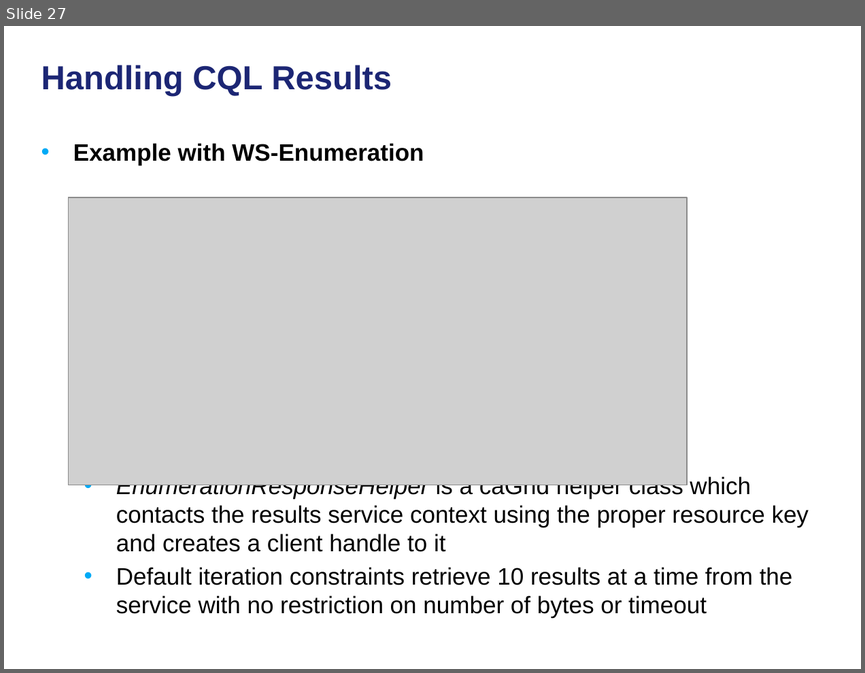
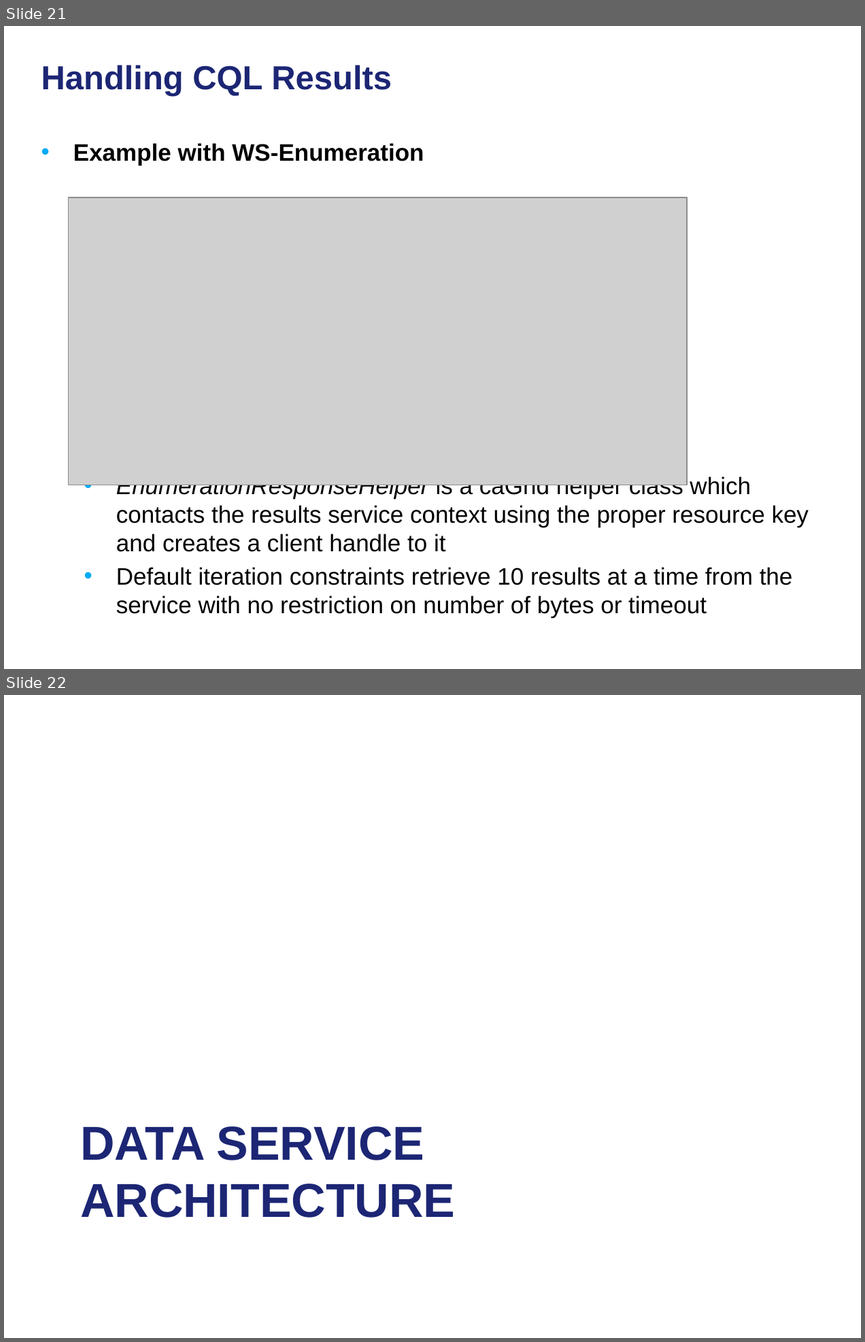
Before and after one commit to NCIP/cagrid-docs, a slide deck: presentations/200906_Novartis/caGrid Data Services.pptx. Shown one above the other, each under a label of ours: slide 27 before the commit, slides 21 and 22 after it. The pictures are 865x673 and 865x1342 pixels, drawn with LibreOffice and Linux fonts; fonts in the diff are those of the drawing; grey boxes stand for pictures; background and template pictures are left out. Boxes give left, top, right and bottom in pixels: in the first picture for what was removed or moved away, otherwise in the second. Text is boxed around its words. In the diff, an @@ line names an element or a change of style, - is before the commit and + after.

```diff
--- a/presentations/200906_Novartis/caGrid Data Services.pptx
+++ b/presentations/200906_Novartis/caGrid Data Services.pptx
@@ slide 22 added at (4,695,861,1338), background picture (left out) @@
@@ title added at (80,1126,455,1217), 40 pt, text #1C2674, bold @@
+DATA SERVICE ARCHITECTURE
@@ what was slide 27 is now slide 21 @@
```
Also in this commit, not shown: 5 other slides added.
